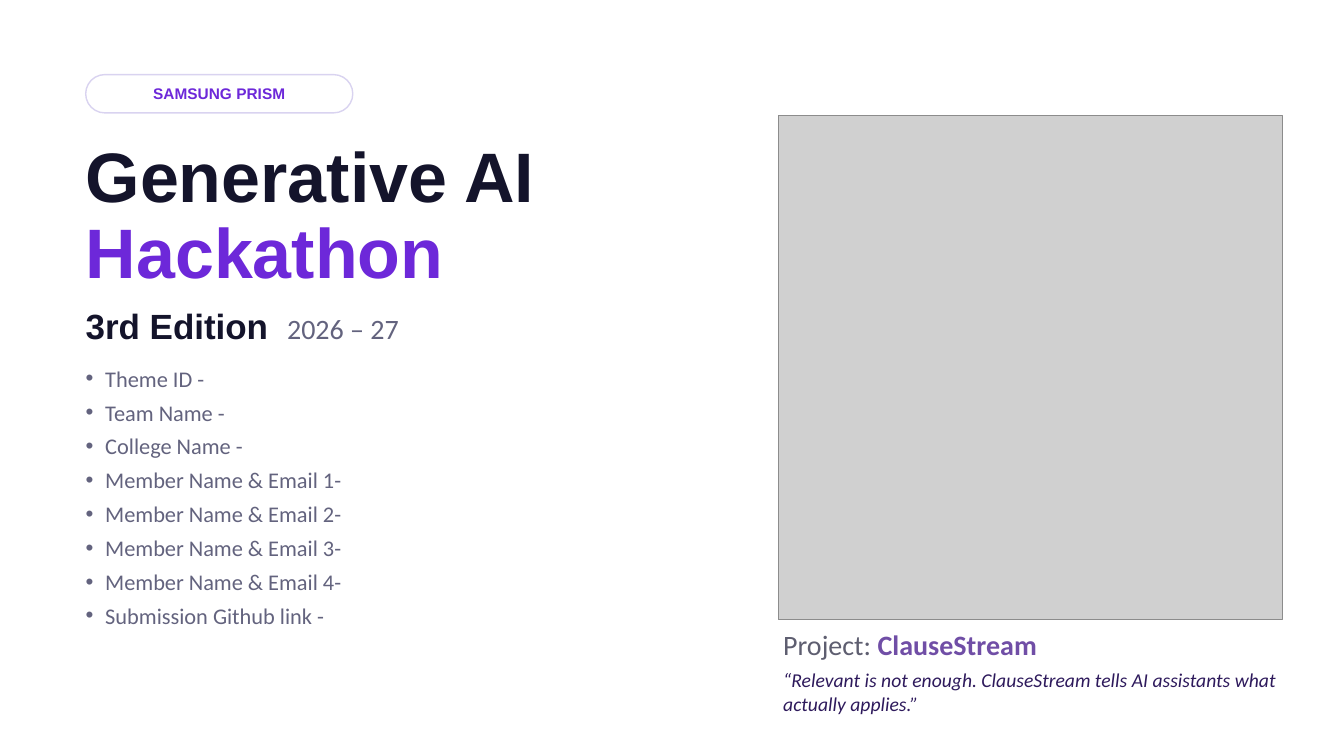
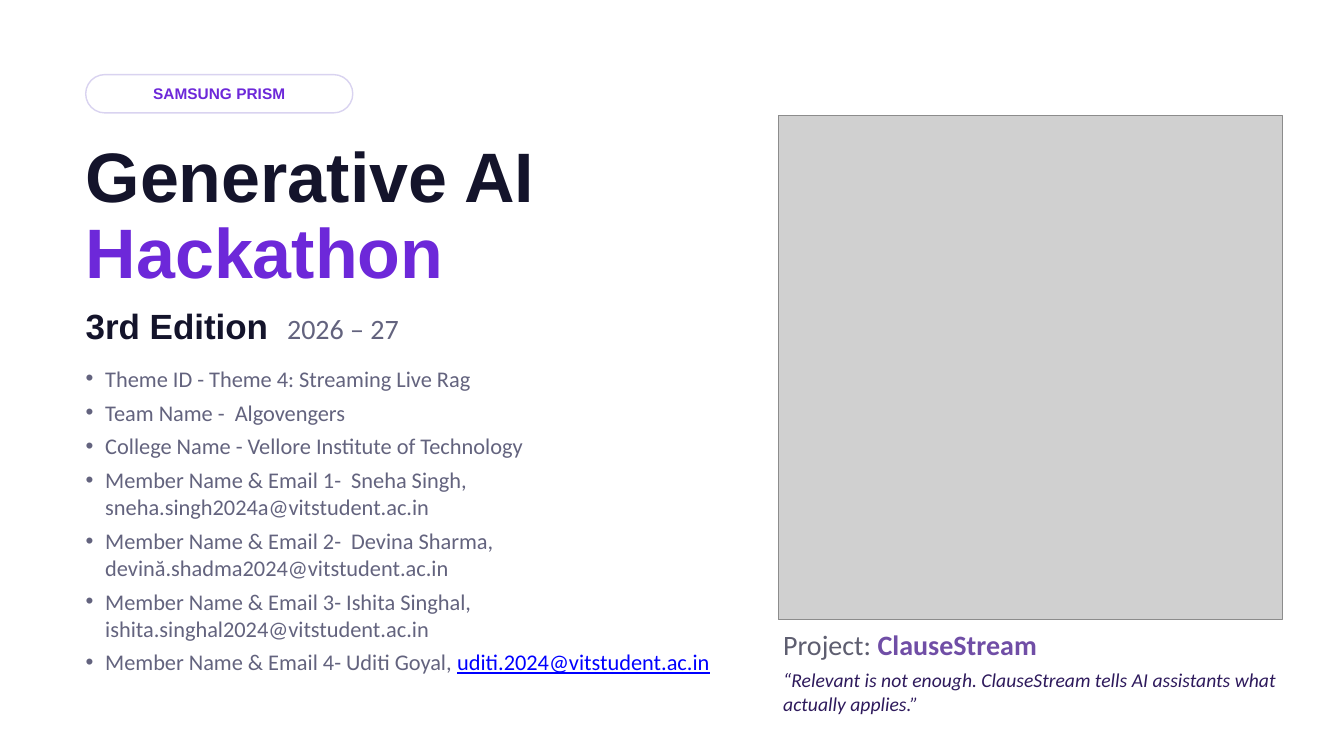
Before and after one commit to Sneha21-09/PRISM_GENAI_HACKATHON_Y2026, a slide deck: slide 1 of ClauseStream_PRISM_Submission_v2.pptx. Drawn at 1344x756 pixels with LibreOffice and Linux fonts; fonts in the diff are those of the drawing; grey boxes stand for pictures. Boxes give left, top, right and bottom in pixels: in the first picture for what was removed or moved away, otherwise in the second. Text is boxed around its words. In the diff, an @@ line names an element or a change of style, - is before the commit and + after.

```diff
--- a/ClauseStream_PRISM_Submission_v2.pptx
+++ b/ClauseStream_PRISM_Submission_v2.pptx
@@ text at [105,371,709,674]: text changed @@
-• Theme ID -
-• Team Name -
-• College Name -
-• Member Name & Email 1-
-• Member Name & Email 2-
-• Member Name & Email 3-
-• Member Name & Email 4-
-• Submission Github link -
+• Theme ID - Theme 4: Streaming Live Rag
+• Team Name - Algovengers
+• College Name - Vellore Institute of Technology
+• Member Name & Email 1- Sneha Singh, sneha.singh2024a@vitstudent.ac.in
+• Member Name & Email 2- Devina Sharma, devină.shadma2024@vitstudent.ac.in
+• Member Name & Email 3- Ishita Singhal, ishita.singhal2024@vitstudent.ac.in
+• Member Name & Email 4- Uditi Goyal, uditi.2024@vitstudent.ac.in
```
Also in this commit, not shown: 13 other slides changed.
